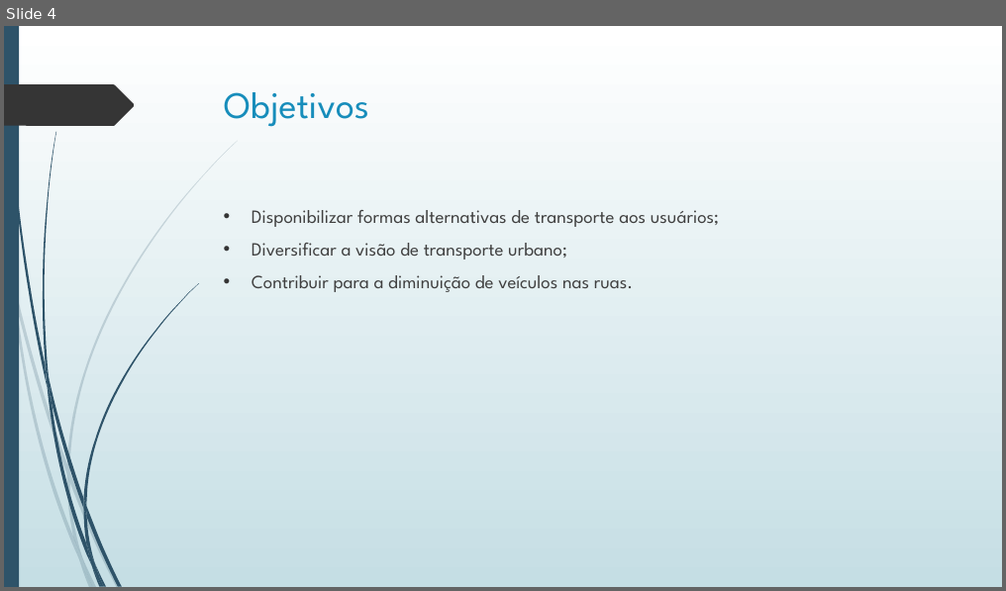
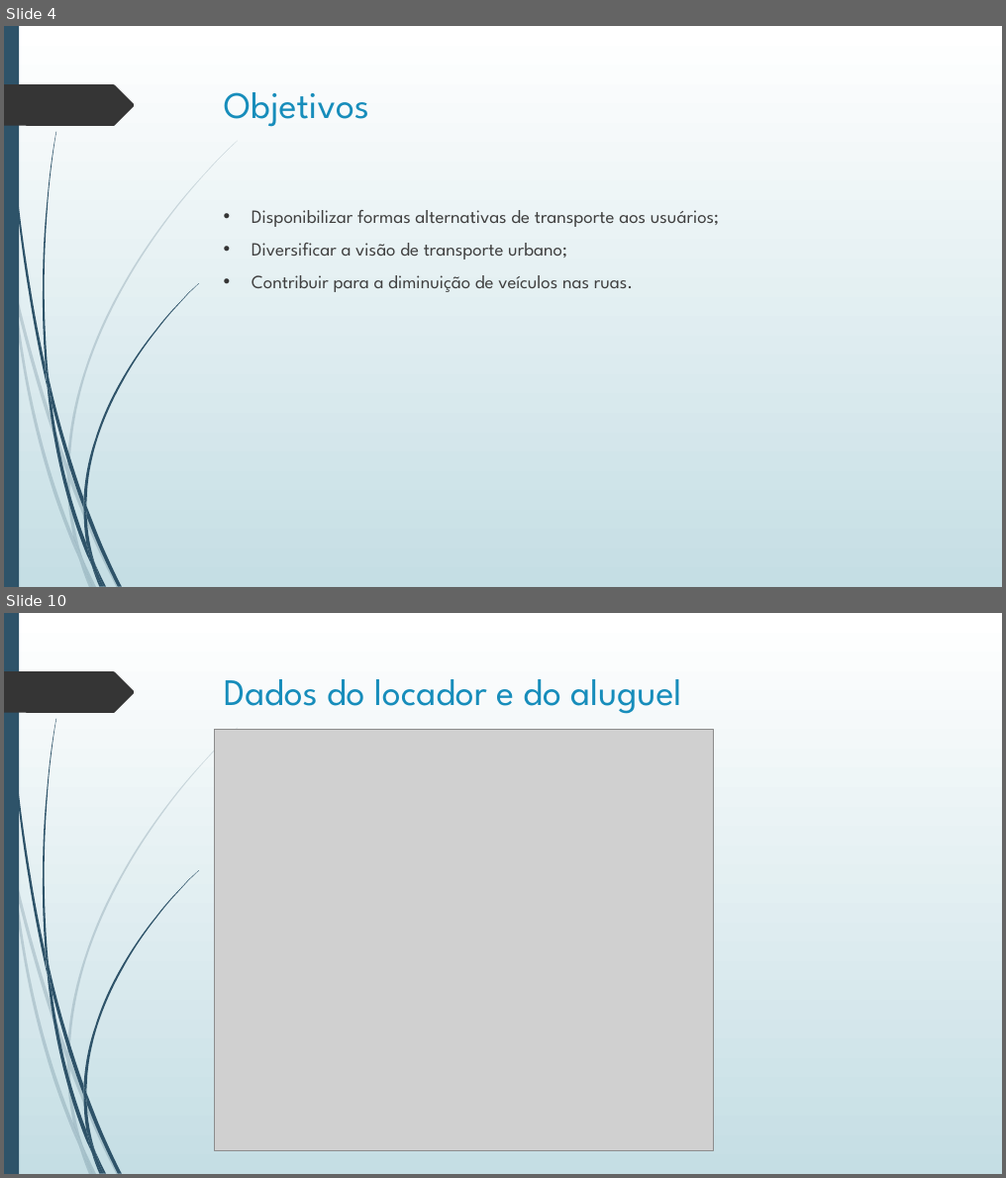
Before and after one commit to lucasklein/Rent-and-Ride, a slide deck: Slides.pptx. Shown one above the other, each under a label of ours: slide 4 before the commit, slides 4 and 10 after it; the slides between them are not shown. The pictures are 1006x591 and 1006x1178 pixels, drawn with LibreOffice and Linux fonts; fonts in the diff are those of the drawing; grey boxes stand for pictures. Boxes give left, top, right and bottom in pixels: in the first picture for what was removed or moved away, otherwise in the second. Text is boxed around its words. In the diff, an @@ line names an element or a change of style, - is before the commit and + after.

```diff
--- a/Slides.pptx
+++ b/Slides.pptx
@@ slide 10 added at (4,613,1002,1174), background gradient #FFFFFF to #C5DEE5; not listed: 24 template elements that a slide beside it also shows @@
@@ title added at (224,679,681,714), 36 pt, text #178DBB @@
+Dados do locador e do aluguel
@@ picture added at (214,730,713,1152) @@
```
Also in this commit, not shown: 4 slides changed, 5 other slides added, 1 slide removed, 11 other files.
